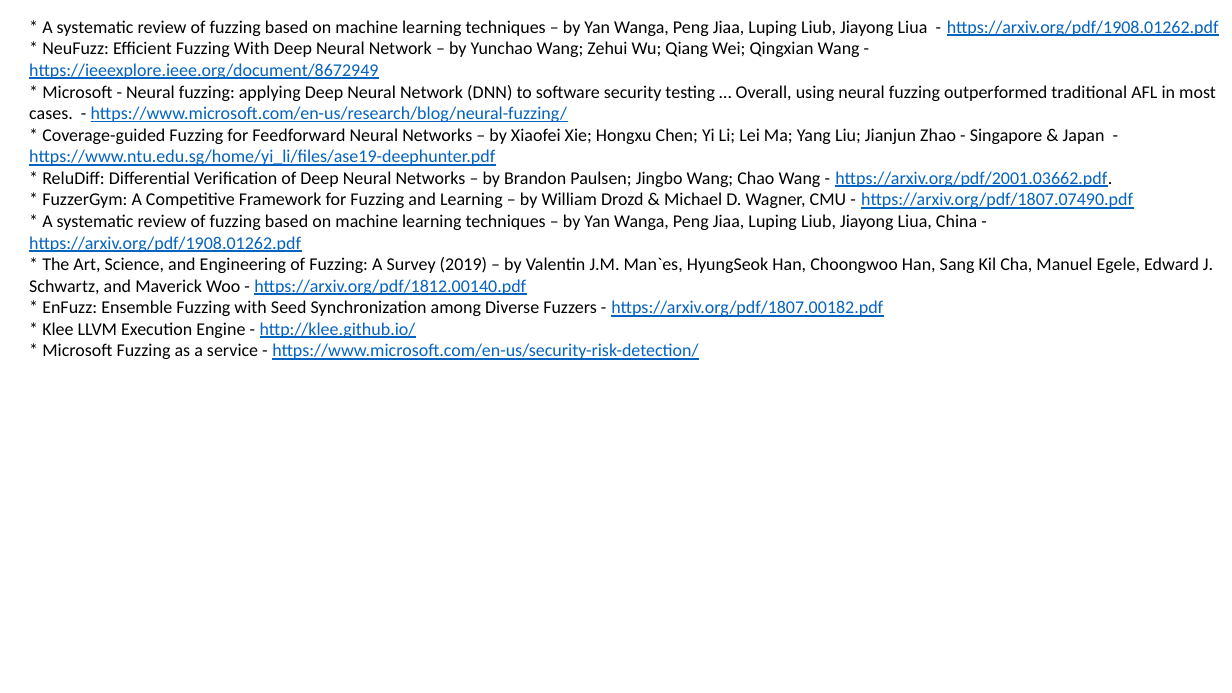
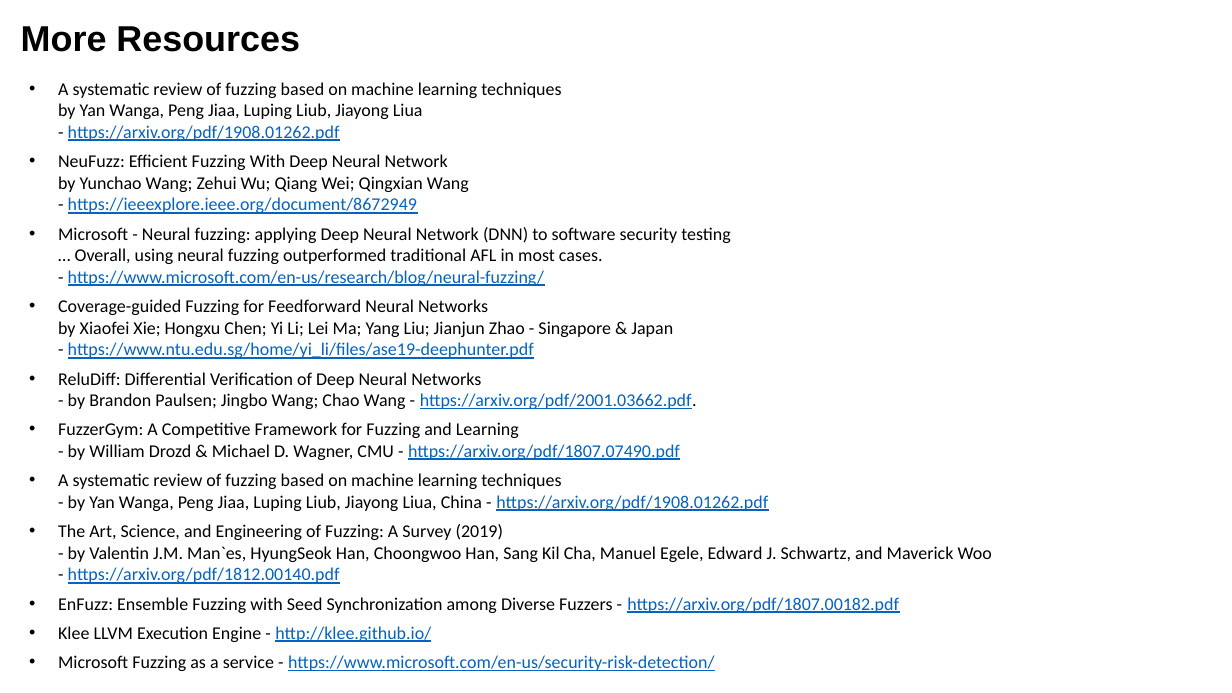
Before and after one commit to lselector/ml_ai_doc, a slide deck: slide 9 of fuzzing.pptx. Drawn at 1232x693 pixels with LibreOffice and Linux fonts; fonts in the diff are those of the drawing. Boxes give left, top, right and bottom in pixels: in the first picture for what was removed or moved away, otherwise in the second. Text is boxed around its words. In the diff, an @@ line names an element or a change of style, - is before the commit and + after.

```diff
--- a/fuzzing.pptx
+++ b/fuzzing.pptx
@@ text added at [21,26,300,52], 28 pt, text #000000, bold @@
+More Resources
@@ text at [58,82,992,671]: text changed @@
-* A systematic review of fuzzing based on machine learning techniques – by Yan Wanga, Peng Jiaa, Luping Liub, Jiayong Liua - https://arxiv.org/pdf/1908.01262.pdf
-* NeuFuzz: Efficient Fuzzing With Deep Neural Network – by Yunchao Wang; Zehui Wu; Qiang Wei; Qingxian Wang - https://ieeexplore.ieee.org/document/8672949
-* Microsoft - Neural fuzzing: applying Deep Neural Network (DNN) to software security testing … Overall, using neural fuzzing outperformed traditional AFL in most cases. - https://www.microsoft.com/en-us/research/blog/neural-fuzzing/
-* Coverage-guided Fuzzing for Feedforward Neural Networks – by Xiaofei Xie; Hongxu Chen; Yi Li; Lei Ma; Yang Liu; Jianjun Zhao - Singapore & Japan - https://www.ntu.edu.sg/home/yi_li/files/ase19-deephunter.pdf
-* ReluDiff: Differential Verification of Deep Neural Networks – by Brandon Paulsen; Jingbo Wang; Chao Wang - https://arxiv.org/pdf/2001.03662.pdf.
-* FuzzerGym: A Competitive Framework for Fuzzing and Learning – by William Drozd & Michael D. Wagner, CMU - https://arxiv.org/pdf/1807.07490.pdf
-* A systematic review of fuzzing based on machine learning techniques – by Yan Wanga, Peng Jiaa, Luping Liub, Jiayong Liua, China - https://arxiv.org/pdf/1908.01262.pdf
-* The Art, Science, and Engineering of Fuzzing: A Survey (2019) – by Valentin J.M. Man`es, HyungSeok Han, Choongwoo Han, Sang Kil Cha, Manuel Egele, Edward J. Schwartz, and Maverick Woo - https://arxiv.org/pdf/1812.00140.pdf
-* EnFuzz: Ensemble Fuzzing with Seed Synchronization among Diverse Fuzzers - https://arxiv.org/pdf/1807.00182.pdf
-* Klee LLVM Execution Engine - http://klee.github.io/
-* Microsoft Fuzzing as a service - https://www.microsoft.com/en-us/security-risk-detection/
+• A systematic review of fuzzing based on machine learning techniques
+  by Yan Wanga, Peng Jiaa, Luping Liub, Jiayong Liua
+  - https://arxiv.org/pdf/1908.01262.pdf
+• NeuFuzz: Efficient Fuzzing With Deep Neural Network
+  by Yunchao Wang; Zehui Wu; Qiang Wei; Qingxian Wang
+  - https://ieeexplore.ieee.org/document/8672949
+• Microsoft - Neural fuzzing: applying Deep Neural Network (DNN) to software security testing
+  … Overall, using neural fuzzing outperformed traditional AFL in most cases.
+  - https://www.microsoft.com/en-us/research/blog/neural-fuzzing/
+• Coverage-guided Fuzzing for Feedforward Neural Networks
+  by Xiaofei Xie; Hongxu Chen; Yi Li; Lei Ma; Yang Liu; Jianjun Zhao - Singapore & Japan
+  - https://www.ntu.edu.sg/home/yi_li/files/ase19-deephunter.pdf
+• ReluDiff: Differential Verification of Deep Neural Networks
+  - by Brandon Paulsen; Jingbo Wang; Chao Wang - https://arxiv.org/pdf/2001.03662.pdf.
+• FuzzerGym: A Competitive Framework for Fuzzing and Learning
+  - by William Drozd & Michael D. Wagner, CMU - https://arxiv.org/pdf/1807.07490.pdf
+• A systematic review of fuzzing based on machine learning techniques
+  - by Yan Wanga, Peng Jiaa, Luping Liub, Jiayong Liua, China - https://arxiv.org/pdf/1908.01262.pdf
+• The Art, Science, and Engineering of Fuzzing: A Survey (2019)
+  - by Valentin J.M. Man`es, HyungSeok Han, Choongwoo Han, Sang Kil Cha, Manuel Egele, Edward J. Schwartz, and Maverick Woo
+  - https://arxiv.org/pdf/1812.00140.pdf
+• EnFuzz: Ensemble Fuzzing with Seed Synchronization among Diverse Fuzzers - https://arxiv.org/pdf/1807.00182.pdf
+• Klee LLVM Execution Engine - http://klee.github.io/
+• Microsoft Fuzzing as a service - https://www.microsoft.com/en-us/security-risk-detection/
```
Also in this commit, not shown: 6 other slides changed.
